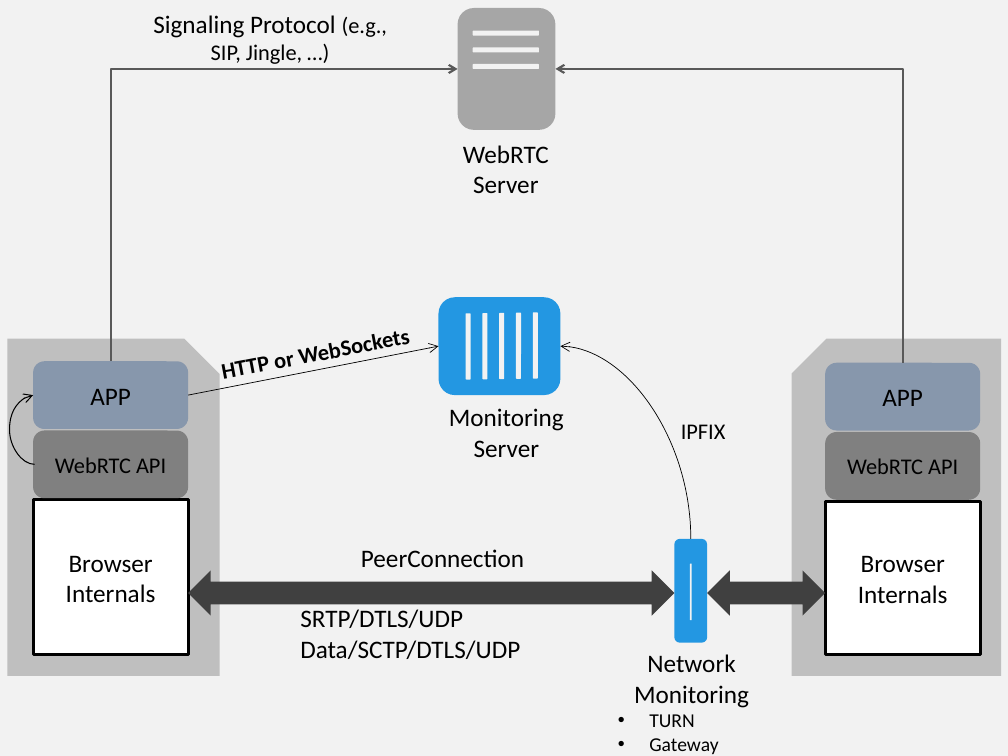
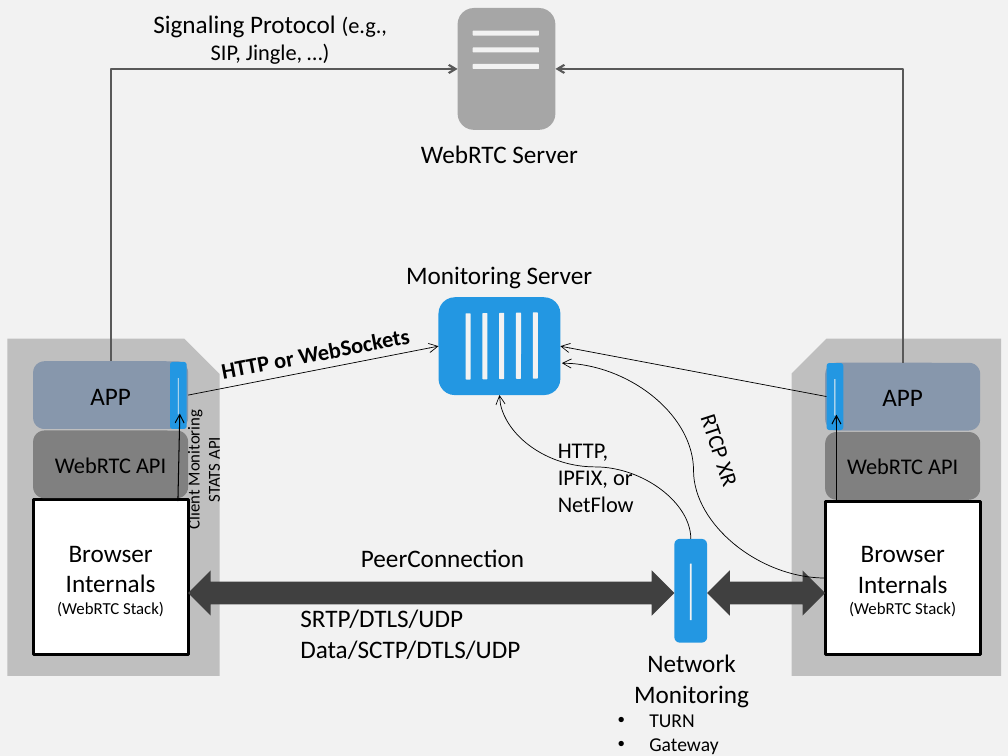
Before and after one commit to vr000m/PhD-thesis, a slide deck: slide 12 of graphs/source/chap5-src.pptx. Drawn at 1008x756 pixels with LibreOffice and Linux fonts; fonts in the diff are those of the drawing. Boxes give left, top, right and bottom in pixels: in the first picture for what was removed or moved away, otherwise in the second. Text is boxed around its words. In the diff, an @@ line names an element or a change of style, - is before the commit and + after.

Commit message:
updated figures.

```diff
--- a/graphs/source/chap5-src.pptx
+++ b/graphs/source/chap5-src.pptx
@@ text at [421, 145, 577, 163]: text changed @@
-WebRTC
-Server
+WebRTC Server
@@ text at [406, 266, 593, 289]: text changed @@
-Monitoring
-Server
+Monitoring Server
@@ arrow added from (827, 396) to (560, 346), #000000 0.5 pt @@
@@ rounded rectangle added at [170, 362, 186, 428], fill #2397E2 @@
@@ rounded rectangle added at [178, 379, 179, 415], fill #F2F2F2 @@
@@ curved arrow added from (826, 578) to (561, 363), #000000 0.5 pt @@
@@ rounded rectangle added at [827, 363, 843, 429], fill #2397E2 @@
@@ rounded rectangle added at [834, 380, 835, 416], fill #F2F2F2 @@
@@ curved arrow removed from (34, 465) to (33, 395) @@
@@ text "Client Monitoring": place and size @@
-text "Client Monitoring" at [0, 327, 6, 539]
+text "Client Monitoring" at [184, 417, 224, 528]
@@ text "Client Monitoring" at [184, 417, 224, 528]: size 18 to 12 pt @@
@@ arrow added from (178, 501) to (179, 413), #000000 0.75 pt @@
@@ curved arrow moved from (690, 539) - (560, 346) to (690, 539) - (499, 395) @@
@@ arrow added from (837, 502) to (837, 414), #000000 0.75 pt @@
@@ text at [558, 443, 634, 512]: text changed @@
-IPFIX
+HTTP, IPFIX, or NetFlow
@@ text added at [694, 421, 732, 457], 16 pt, text #000000 @@
+RTCP XR
@@ text in rectangle at [849, 545, 956, 616]: text changed @@
-Browser Internals
+Browser Internals (WebRTC Stack)
@@ text in rectangle at [57, 602, 164, 616]: paragraph added @@
+(WebRTC Stack)
```
